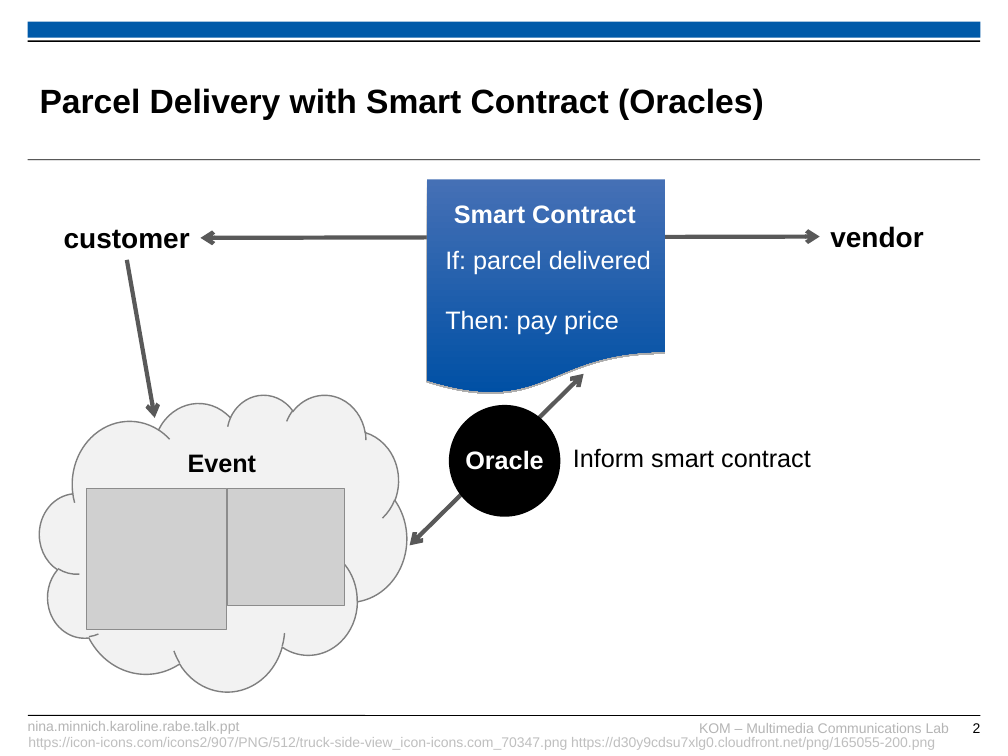
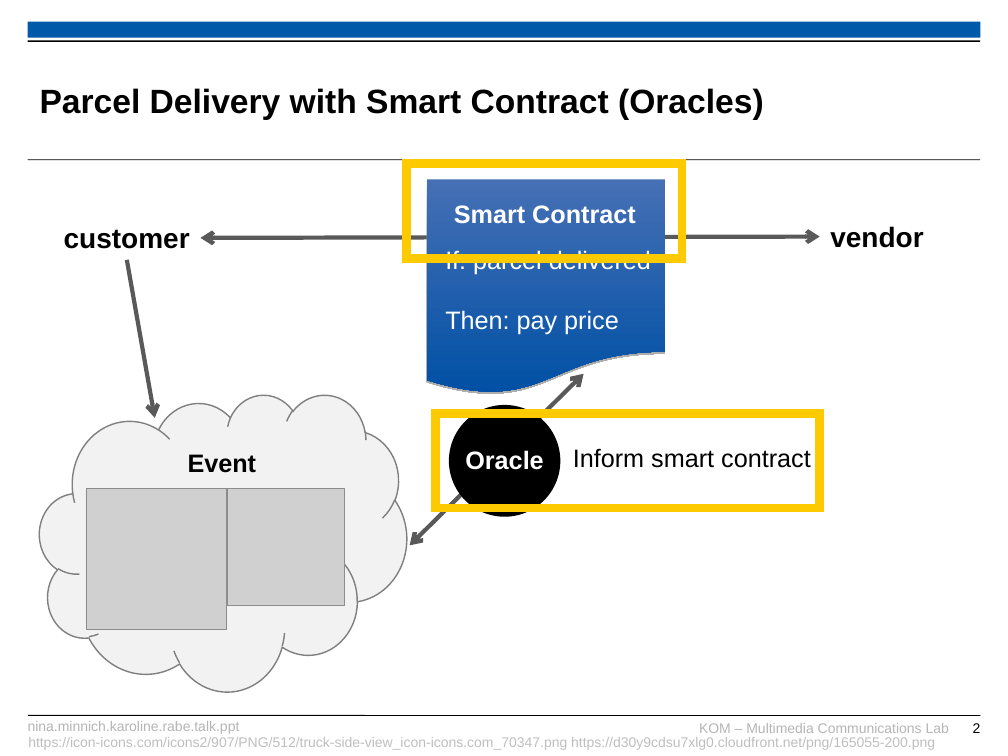
Before and after one commit to karopp/AFTIR, a slide deck: slide 2 of Nina.Minnich.Karoline.Rabe.talk.ppt. Drawn at 1008x756 pixels with LibreOffice and Linux fonts; fonts in the diff are those of the drawing; grey boxes stand for pictures; background and template pictures are left out. Boxes give left, top, right and bottom in pixels: in the first picture for what was removed or moved away, otherwise in the second. Text is boxed around its words. In the diff, an @@ line names an element or a change of style, - is before the commit and + after.

```diff
--- a/Nina.Minnich.Karoline.Rabe.talk.ppt
+++ b/Nina.Minnich.Karoline.Rabe.talk.ppt
@@ rectangle added at [406,163,681,258], outline #FDCA00 6.01 pt @@
@@ rectangle added at [435,413,820,508], outline #FDCA00 6.01 pt @@
```
Also in this commit, not shown: 1 other slide changed.
